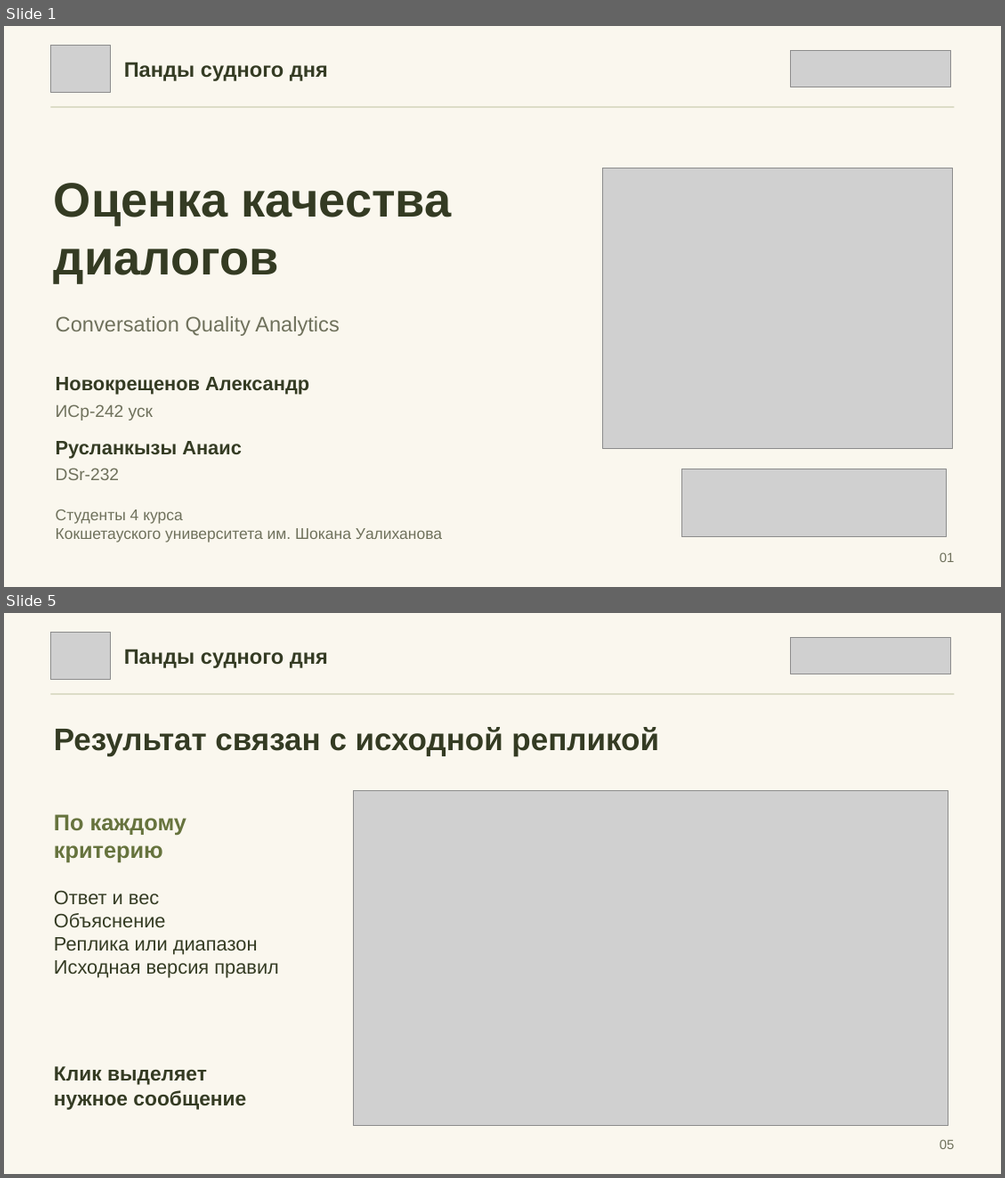
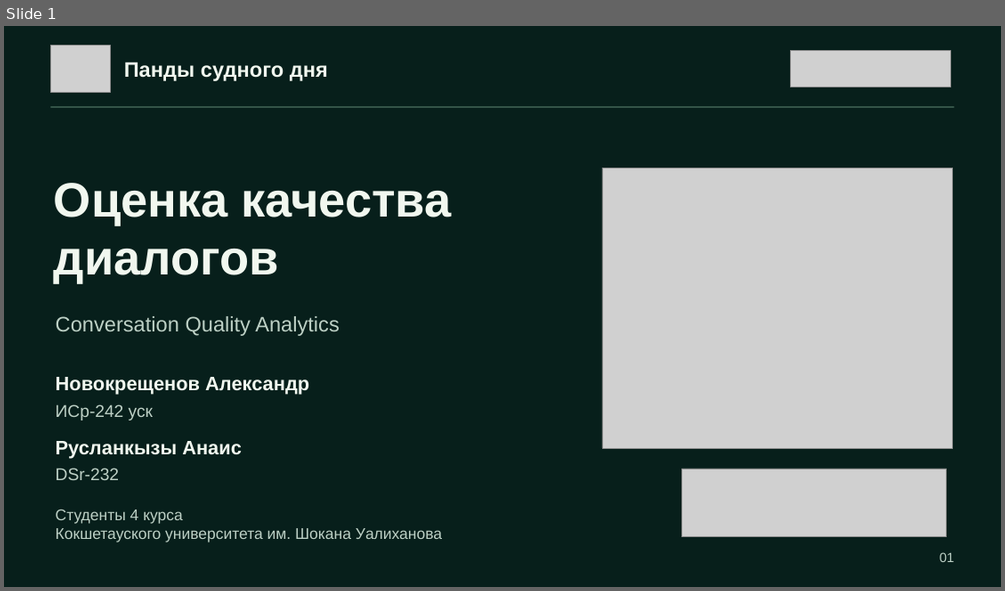
Before and after one commit to Aleks-48/panda-sudnogo-dnya., a slide deck: Анаис/presentation/Pandy_sudnogo_dnya_CQA.pptx. Shown one above the other, each under a label of ours: slides 1 and 5 before the commit, slide 1 after it; the slides between them are not shown. The pictures are 1005x1178 and 1005x591 pixels, drawn with LibreOffice and Linux fonts; fonts in the diff are those of the drawing; grey boxes stand for pictures. Boxes give left, top, right and bottom in pixels: in the first picture for what was removed or moved away, otherwise in the second. Text is boxed around its words. In the diff, an @@ line names an element or a change of style, - is before the commit and + after.

```diff
--- a/Анаис/presentation/Pandy_sudnogo_dnya_CQA.pptx
+++ b/Анаис/presentation/Pandy_sudnogo_dnya_CQA.pptx
@@ slide 5 removed at <box>4,613,1001,1174</box>, background #FAF7EE @@
@@ picture removed at <box>50,632,109,679</box> @@
@@ picture removed at <box>791,637,951,674</box> @@
@@ text removed at <box>124,649,328,668</box> @@
-Панды судного дня
@@ rectangle removed at <box>50,693,954,695</box> @@
@@ text removed at <box>54,727,659,756</box> @@
-Результат связан с исходной репликой
@@ picture removed at <box>353,791,948,1126</box> @@
@@ text removed at <box>54,814,186,862</box> @@
-По каждому критерию
@@ text removed at <box>54,890,279,978</box> @@
-Ответ и вес
-Объяснение
-Реплика или диапазон
-Исходная версия правил
@@ text removed at <box>54,1066,246,1110</box> @@
-Клик выделяет
-нужное сообщение
@@ text removed at <box>939,1139,955,1149</box> @@
-05
@@ slide 1 changed as well @@
@@ background #FAF7EE to #071F1B @@
@@ rectangle at <box>50,106,954,108</box>: fill #DCDCC7 to #345448 @@
@@ text colour #343B23 to #F1F7EF in 4 elements at <box>124,62,328,81</box>, <box>54,183,452,283</box>, <box>56,377,309,394</box>, <box>56,441,242,458</box> @@
@@ text colour #6F715C to #BDD0C5 in 5 elements at <box>939,552,955,562</box>, <box>56,316,339,336</box>, <box>56,404,153,420</box>, <box>56,467,119,480</box>, <box>56,509,442,542</box> @@
```
Also in this commit, not shown: 4 other slides changed, 2 other slides removed, 39 other files.
